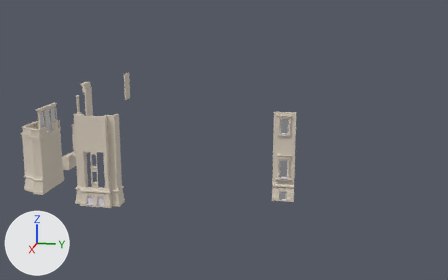
The Blender file project/KunitzersVilla.blend, before and after one commit.
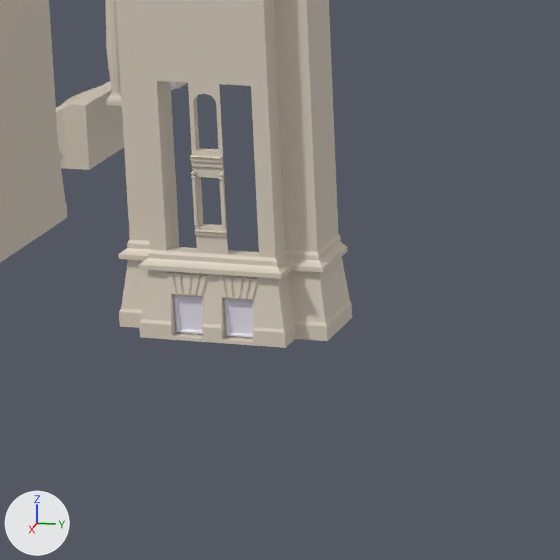
The first picture shows the older version from a 50 mm lens placed at (3.22, 1.46, 1.23), pointed at (-0.11, 0.8, 0.4). The close-ups show both versions on the part from 11% to 38% of the width and 48% to 90% of the height of that picture; other places that the commit changed are outside them. The lights are fixed; the arrows at lower left show +X, +Y and +Z.

Before the edit, the objects in view are built like this:
```python
ob_balcony = bpy.data.objects.new('Balcony', me_cube)
ob_balcony.location = (0.326, -0.086, 0.381)
ob_balcony.scale = (0.109, 0.0853, 0.111)
ob_bottom_wall = bpy.data.objects.new('Bottom_Wall', me_cube_017)
ob_bottom_wall.location = (0.528, 0.304, 0.3)
ob_bottom_wall.rotation_euler = (0.0, 0.0, 3.142)  # degrees (0, 0, 180)
ob_bottom_wall.scale = (0.109, 0.0853, 0.111)
ob_bottom_wall_001 = bpy.data.objects.new('Bottom_Wall.001', me_cube_025)
ob_bottom_wall_001.location = (0.528, 0.304, 0.3)
ob_bottom_wall_001.rotation_euler = (0.0, 0.0, 3.142)  # degrees (0, 0, 180)
ob_bottom_wall_001.scale = (0.109, 0.0853, 0.111)
# also in view: 'Round_Column' at (0.0, -0.05, 0.38); 'Front_Stairs' at (-0.04, -0.16, 0.25)
```
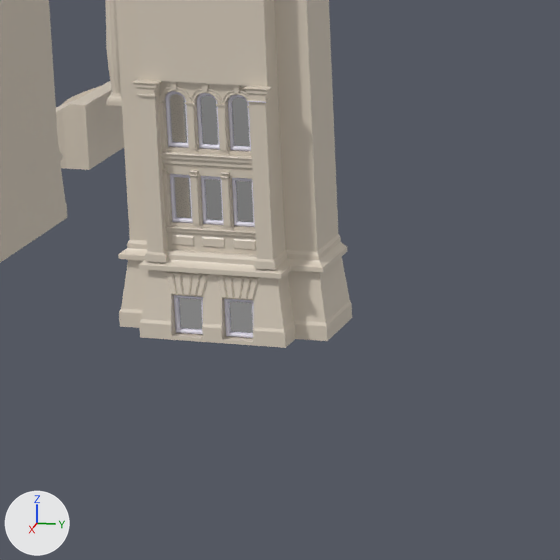
Where the newer file only moved an object's origin or applied its transform, the numbers keep the older frame.

Pixel boxes (x1, y1, x2, y2) of what changed, in the close-ups (560 x 560 px):
'Double_Window_Rounded', added
    after: (189, 83, 230, 253)
    faces in mat_white__005 (light grey #ddd1c1): (189, 83, 230, 253)
    faces in mat_glass_006 (white #e7e7e7): (200, 96, 222, 220)
    faces in mat_frame_006 (white #e6e3f0): (196, 93, 224, 225)
'Double_Window_Rounded.002', added
    after: (158, 81, 199, 251)
    faces in mat_white__007 (light grey #ddd1c1): (158, 81, 199, 251)
    faces in mat_glass_003 (white #e7e7e7): (169, 94, 191, 218)
    faces in mat_frame_003 (white #e6e3f0): (165, 91, 193, 223)
'Double_Window_Rounded.001', added
    after: (221, 84, 257, 255)
    faces in mat_white__008 (light grey #ddd1c1): (221, 84, 257, 255)
    faces in mat_glass_002 (white #e7e7e7): (232, 98, 253, 222)
    faces in mat_frame_002 (white #e6e3f0): (228, 95, 255, 227)
'Bottom_Wall.001', deleted
    before: (188, 83, 228, 255)
part 1 of me_cube_017, added
    after: (243, 86, 278, 270)
part 2 of me_cube_017, added
    after: (132, 80, 168, 262)
part 3 of me_cube_017, cut back
    before: (139, 247, 286, 348)
    after: (139, 249, 286, 348)

What the commit changed:
Material 'frame.003' (mat_frame_003) is new.
Its base color is (0.793, 0.766, 0.87) (white #e6e3f0).
Material 'glass.003' (mat_glass_003) is new.
Its base color is (0.8, 0.8, 0.8) (white #e7e7e7).
Its roughness is 0.0.
Its ior is 1.45.
Its transmission weight is 1.0.
Material 'frame.002' (mat_frame_002) is new.
Its base color is (0.793, 0.766, 0.87) (white #e6e3f0).
Material 'glass.002' (mat_glass_002) is new.
Its base color is (0.8, 0.8, 0.8) (white #e7e7e7).
Its roughness is 0.0.
Its ior is 1.45.
Its transmission weight is 1.0.
me_cube_017 is used by ob_bottom_wall; location (0.528, 0.304, 0.3); rotation (0.0, 0.0, 3.142), in degrees (0, 0, 180); scale (0.109, 0.0853, 0.111).
me_cube_017 had 309 vertices, 264 faces and spanned x -0.4..0.51, y -1.32..1.32, z -0.82..3.15.
me_cube_017 no longer uses material mat_white__008 (light grey #ddd1c1).
me_cube_017 no longer uses material mat_white__007 (light grey #ddd1c1).
me_cube_017 no longer uses material mat_white__006 (light grey #ddd1c1).
me_cube_017 now has 466 vertices, 347 faces and spans x -0.4..0.51, y -1.32..1.32, z -0.82..3.15.
me_cube_017 part 1: a new loose piece of 80 vertices spanning x -0.39..-0.29, y -0.84..-0.53, z -0.09..1.61, in mat_white__005 (light grey #ddd1c1).
me_cube_017 part 2: a new loose piece of 80 vertices spanning x -0.39..-0.29, y 0.53..0.84, z -0.09..1.61, in mat_white__005 (light grey #ddd1c1).
Part 3, on me_cube_017:
15 vertices are removed from x -0.4..-0.17, y 0.0, z -0.82..0.0.
34 faces are deleted.
15 new faces join them, mat_white__005 (light grey #ddd1c1).
Mesh me_cube_014 is new.
It has 515 vertices, 352 faces and spans x -0.35..-0.21, y -0.2..0.2, z 0.0..1.61.
Faces by material slot: [105, 2, 245].
It uses material mat_frame_003 (white #e6e3f0).
It uses material mat_glass_003 (white #e7e7e7).
It uses material mat_white__007 (light grey #ddd1c1).
Mesh me_cube_013 is new.
It has 515 vertices, 352 faces and spans x -0.35..-0.21, y -0.2..0.2, z 0.0..1.61.
Faces by material slot: [105, 2, 245].
It uses material mat_frame_002 (white #e6e3f0).
It uses material mat_glass_002 (white #e7e7e7).
It uses material mat_white__008 (light grey #ddd1c1).
Mesh me_cube_025_1 is new.
It has 515 vertices, 352 faces and spans x -0.35..-0.21, y -0.2..0.2, z 0.0..1.61.
Faces by material slot: [105, 2, 245].
It uses material mat_frame_006 (white #e6e3f0).
It uses material mat_glass_006 (white #e7e7e7).
It uses material mat_white__005 (light grey #ddd1c1).
Object 'Bottom_Wall.001' (ob_bottom_wall_001) is deleted.
Object 'Double_Window_Rounded.002' (ob_double_window_rounded_002) is new; it shows me_cube_014.
Its location is (0.523, 0.271, 0.3).
Its rotation in degrees is (0, 0, 180).
Its scale is (0.109, 0.0853, 0.111).
Object 'Double_Window_Rounded.001' (ob_double_window_rounded_001) is new; it shows me_cube_013.
Its location is (0.523, 0.338, 0.3).
Its rotation in degrees is (0, 0, 180).
Its scale is (0.109, 0.0853, 0.111).
Object 'Double_Window_Rounded' (ob_double_window_rounded) is new; it shows me_cube_025_1.
Its location is (0.523, 0.304, 0.3).
Its rotation in degrees is (0, 0, 180).
Its scale is (0.109, 0.0853, 0.111).
